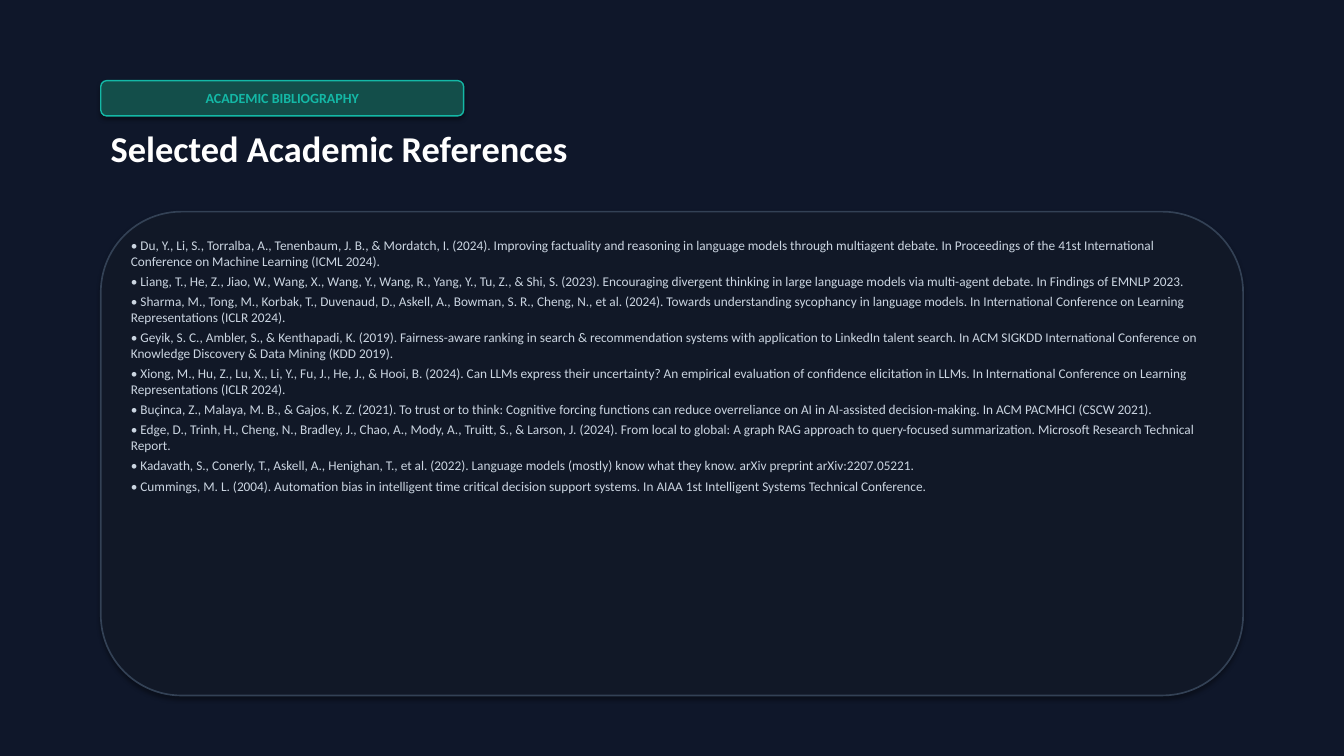
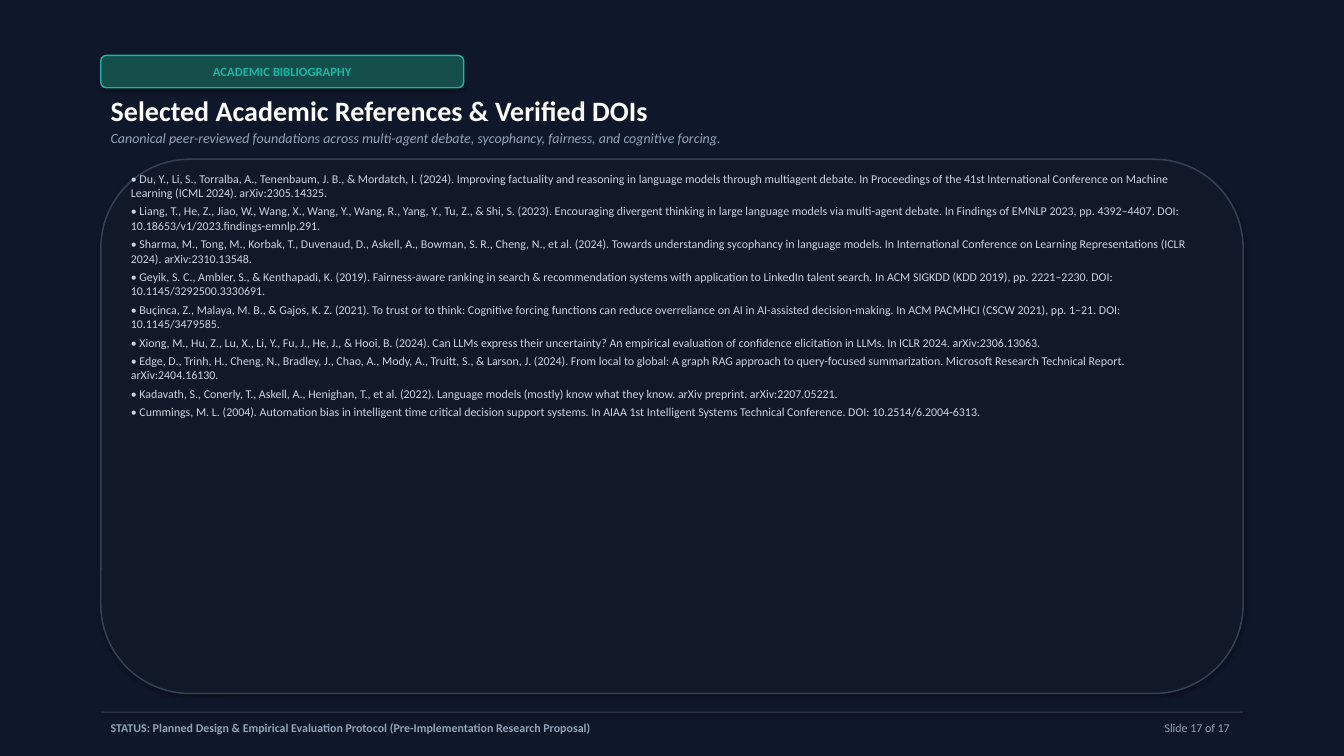
Before and after one commit to parth2024-tech/rai-project, a slide deck: slide 17 of Final_Presentation.pptx. Drawn at 1344x756 pixels with LibreOffice and Linux fonts; fonts in the diff are those of the drawing. Boxes give left, top, right and bottom in pixels: in the first picture for what was removed or moved away, otherwise in the second. Text is boxed around its words. In the diff, an @@ line names an element or a change of style, - is before the commit and + after.

Commit message:
feat(presentation): upgrade to defensible 17-slide deck with feature matrix, worked walkthrough, compute budget, and running status footers

```diff
--- a/Final_Presentation.pptx
+++ b/Final_Presentation.pptx
@@ rounded rectangle "ACADEMIC BIBLIOGRAPHY": place and size @@
-rounded rectangle "ACADEMIC BIBLIOGRAPHY" at bbox=[101, 81, 464, 116]
+rounded rectangle "ACADEMIC BIBLIOGRAPHY" at bbox=[101, 55, 464, 88]
@@ rounded rectangle "ACADEMIC BIBLIOGRAPHY" at bbox=[101, 55, 464, 88]: size 10 to 9 pt @@
@@ text at bbox=[111, 101, 647, 122]: text changed; size 26 to 20 pt @@
-Selected Academic References
+Selected Academic References & Verified DOIs
@@ text added at bbox=[111, 133, 721, 146], 10 pt, text #94A3B8, italic @@
+Canonical peer-reviewed foundations across multi-agent debate, sycophancy, fairness, and cognitive forcing.
@@ rounded rectangle: place and size @@
-rounded rectangle at bbox=[101, 212, 1243, 696]
+rounded rectangle at bbox=[101, 159, 1243, 694]
@@ rounded rectangle at bbox=[101, 159, 1243, 694]: outline #334155 1.2 pt to #334155 1.1 pt @@
@@ text at bbox=[131, 173, 1185, 418]: text changed; size 9.5 to 8.5 pt @@
-• Du, Y., Li, S., Torralba, A., Tenenbaum, J. B., & Mordatch, I. (2024). Improving factuality and reasoning in language models through multiagent debate. In Proceedings of the 41st International Conference on Machine Learning (ICML 2024).
-• Liang, T., He, Z., Jiao, W., Wang, X., Wang, Y., Wang, R., Yang, Y., Tu, Z., & Shi, S. (2023). Encouraging divergent thinking in large language models via multi-agent debate. In Findings of EMNLP 2023.
-• Sharma, M., Tong, M., Korbak, T., Duvenaud, D., Askell, A., Bowman, S. R., Cheng, N., et al. (2024). Towards understanding sycophancy in language models. In International Conference on Learning Representations (ICLR 2024).
-• Geyik, S. C., Ambler, S., & Kenthapadi, K. (2019). Fairness-aware ranking in search & recommendation systems with application to LinkedIn talent search. In ACM SIGKDD International Conference on Knowledge Discovery & Data Mining (KDD 2019).
-• Xiong, M., Hu, Z., Lu, X., Li, Y., Fu, J., He, J., & Hooi, B. (2024). Can LLMs express their uncertainty? An empirical evaluation of confidence elicitation in LLMs. In International Conference on Learning Representations (ICLR 2024).
-• Buçinca, Z., Malaya, M. B., & Gajos, K. Z. (2021). To trust or to think: Cognitive forcing functions can reduce overreliance on AI in AI-assisted decision-making. In ACM PACMHCI (CSCW 2021).
-• Edge, D., Trinh, H., Cheng, N., Bradley, J., Chao, A., Mody, A., Truitt, S., & Larson, J. (2024). From local to global: A graph RAG approach to query-focused summarization. Microsoft Research Technical Report.
-• Kadavath, S., Conerly, T., Askell, A., Henighan, T., et al. (2022). Language models (mostly) know what they know. arXiv preprint arXiv:2207.05221.
-• Cummings, M. L. (2004). Automation bias in intelligent time critical decision support systems. In AIAA 1st Intelligent Systems Technical Conference.
+• Du, Y., Li, S., Torralba, A., Tenenbaum, J. B., & Mordatch, I. (2024). Improving factuality and reasoning in language models through multiagent debate. In Proceedings of the 41st International Conference on Machine Learning (ICML 2024). arXiv:2305.14325.
+• Liang, T., He, Z., Jiao, W., Wang, X., Wang, Y., Wang, R., Yang, Y., Tu, Z., & Shi, S. (2023). Encouraging divergent thinking in large language models via multi-agent debate. In Findings of EMNLP 2023, pp. 4392–4407. DOI: 10.18653/v1/2023.findings-emnlp.291.
+• Sharma, M., Tong, M., Korbak, T., Duvenaud, D., Askell, A., Bowman, S. R., Cheng, N., et al. (2024). Towards understanding sycophancy in language models. In International Conference on Learning Representations (ICLR 2024). arXiv:2310.13548.
+• Geyik, S. C., Ambler, S., & Kenthapadi, K. (2019). Fairness-aware ranking in search & recommendation systems with application to LinkedIn talent search. In ACM SIGKDD (KDD 2019), pp. 2221–2230. DOI: 10.1145/3292500.3330691.
+• Buçinca, Z., Malaya, M. B., & Gajos, K. Z. (2021). To trust or to think: Cognitive forcing functions can reduce overreliance on AI in AI-assisted decision-making. In ACM PACMHCI (CSCW 2021), pp. 1–21. DOI: 10.1145/3479585.
+• Xiong, M., Hu, Z., Lu, X., Li, Y., Fu, J., He, J., & Hooi, B. (2024). Can LLMs express their uncertainty? An empirical evaluation of confidence elicitation in LLMs. In ICLR 2024. arXiv:2306.13063.
+• Edge, D., Trinh, H., Cheng, N., Bradley, J., Chao, A., Mody, A., Truitt, S., & Larson, J. (2024). From local to global: A graph RAG approach to query-focused summarization. Microsoft Research Technical Report. arXiv:2404.16130.
+• Kadavath, S., Conerly, T., Askell, A., Henighan, T., et al. (2022). Language models (mostly) know what they know. arXiv preprint. arXiv:2207.05221.
+• Cummings, M. L. (2004). Automation bias in intelligent time critical decision support systems. In AIAA 1st Intelligent Systems Technical Conference. DOI: 10.2514/6.2004-6313.
@@ rectangle added at bbox=[101, 712, 1243, 713], fill #334155 @@
@@ text added at bbox=[111, 723, 590, 734], 8.5 pt, text #94A3B8, bold @@
+STATUS: Planned Design & Empirical Evaluation Protocol (Pre-Implementation Research Proposal)
@@ text added at bbox=[1165, 724, 1230, 732], 8.5 pt, text #94A3B8 @@
+Slide 17 of 17
```
Also in this commit, not shown: 5 other slides changed, 11 slides added, 11 slides removed, 4 other files.
